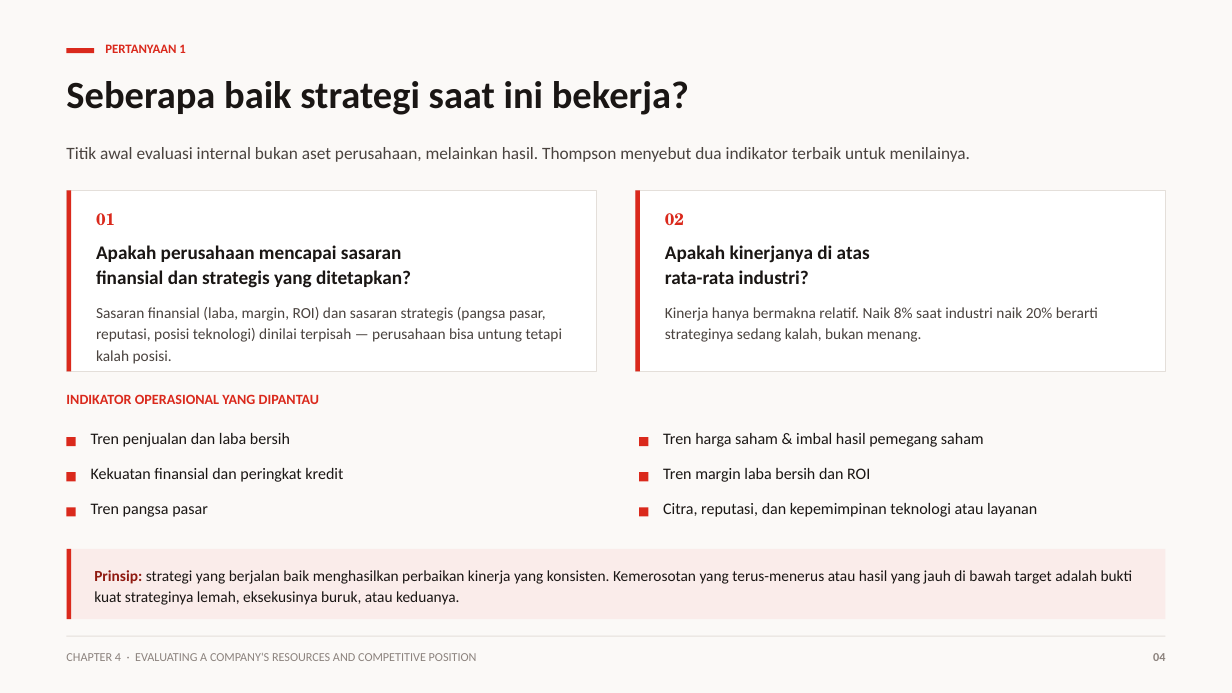
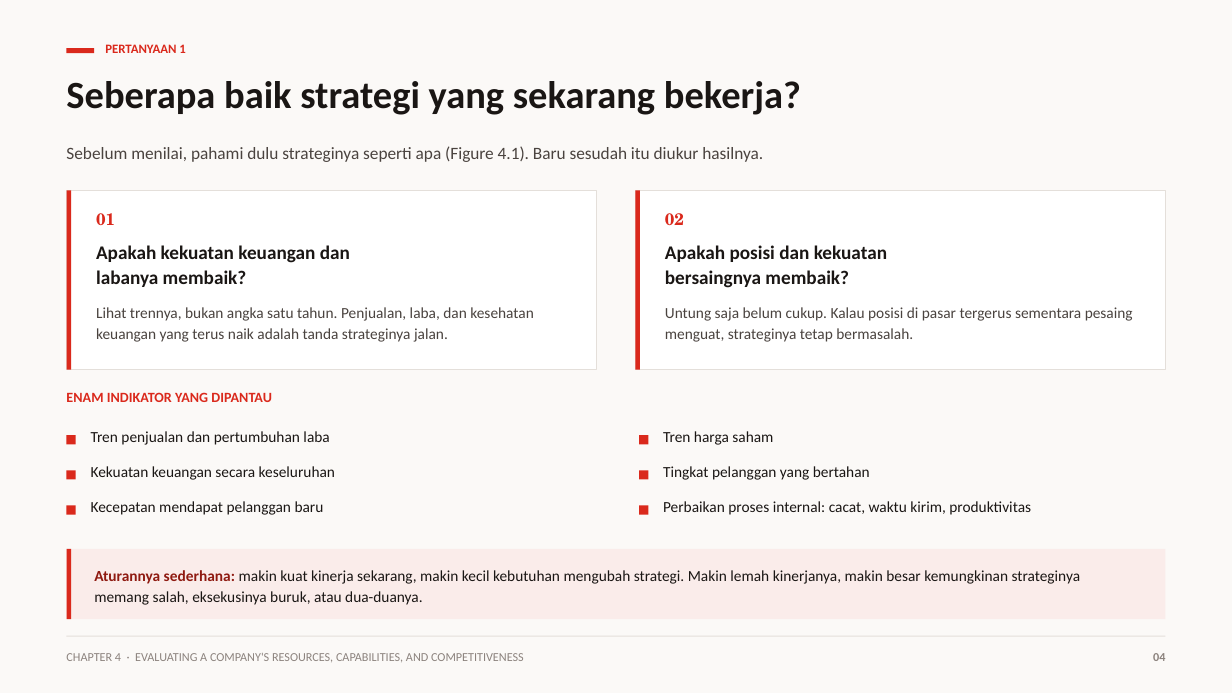
Before and after one commit to aslihabnuri/Dom-Manipulation, a slide deck: slide 4 of strategic-management-manchester-united/Kelompok 4 - Strategic Management - Chapter 4 & Manchester United.pptx. Drawn at 1232x693 pixels with LibreOffice and Linux fonts; fonts in the diff are those of the drawing. Boxes give left, top, right and bottom in pixels: in the first picture for what was removed or moved away, otherwise in the second. Text is boxed around its words. In the diff, an @@ line names an element or a change of style, - is before the commit and + after.

```diff
--- a/strategic-management-manchester-united/Kelompok 4 - Strategic Management - Chapter 4 & Manchester United.pptx
+++ b/strategic-management-manchester-united/Kelompok 4 - Strategic Management - Chapter 4 & Manchester United.pptx
@@ text at bbox=[66, 81, 801, 115]: text changed @@
-Seberapa baik strategi saat ini bekerja?
+Seberapa baik strategi yang sekarang bekerja?
@@ text at bbox=[66, 146, 763, 162]: text changed @@
-Titik awal evaluasi internal bukan aset perusahaan, melainkan hasil. Thompson menyebut dua indikator terbaik untuk menilainya.
+Sebelum menilai, pahami dulu strateginya seperti apa (Figure 4.1). Baru sesudah itu diukur hasilnya.
@@ text at bbox=[96, 245, 350, 287]: text changed @@
-Apakah perusahaan mencapai sasaran
-finansial dan strategis yang ditetapkan?
+Apakah kekuatan keuangan dan
+labanya membaik?
@@ text at bbox=[665, 245, 887, 288]: text changed @@
-Apakah kinerjanya di atas
-rata-rata industri?
+Apakah posisi dan kekuatan
+bersaingnya membaik?
@@ text at bbox=[96, 307, 534, 342]: text changed @@
-Sasaran finansial (laba, margin, ROI) dan sasaran strategis (pangsa pasar, reputasi, posisi teknologi) dinilai terpisah — perusahaan bisa untung tetapi kalah posisi.
+Lihat trennya, bukan angka satu tahun. Penjualan, laba, dan kesehatan keuangan yang terus naik adalah tanda strateginya jalan.
@@ text at bbox=[665, 307, 1133, 342]: text changed @@
-Kinerja hanya bermakna relatif. Naik 8% saat industri naik 20% berarti strateginya sedang kalah, bukan menang.
+Untung saja belum cukup. Kalau posisi di pasar tergerus sementara pesaing menguat, strateginya tetap bermasalah.
@@ text at bbox=[66, 392, 272, 402]: text changed @@
-INDIKATOR OPERASIONAL YANG DIPANTAU
+ENAM INDIKATOR YANG DIPANTAU
@@ text at bbox=[91, 431, 329, 445]: text changed; size 12.5 to 12 pt @@
-Tren penjualan dan laba bersih
+Tren penjualan dan pertumbuhan laba
@@ text at bbox=[663, 431, 773, 445]: text changed; size 12.5 to 12 pt @@
-Tren harga saham & imbal hasil pemegang saham
+Tren harga saham
@@ text at bbox=[91, 466, 335, 480]: text changed; size 12.5 to 12 pt @@
-Kekuatan finansial dan peringkat kredit
+Kekuatan keuangan secara keseluruhan
@@ text at bbox=[663, 466, 870, 480]: text changed; size 12.5 to 12 pt @@
-Tren margin laba bersih dan ROI
+Tingkat pelanggan yang bertahan
@@ text at bbox=[91, 501, 324, 515]: text changed; size 12.5 to 12 pt @@
-Tren pangsa pasar
+Kecepatan mendapat pelanggan baru
@@ text at bbox=[663, 501, 1031, 515]: text changed; size 12.5 to 12 pt @@
-Citra, reputasi, dan kepemimpinan teknologi atau layanan
+Perbaikan proses internal: cacat, waktu kirim, produktivitas
@@ text at bbox=[94, 570, 1081, 605]: text changed @@
-Prinsip: strategi yang berjalan baik menghasilkan perbaikan kinerja yang konsisten. Kemerosotan yang terus-menerus atau hasil yang jauh di bawah target adalah bukti kuat strateginya lemah, eksekusinya buruk, atau keduanya.
+Aturannya sederhana: makin kuat kinerja sekarang, makin kecil kebutuhan mengubah strategi. Makin lemah kinerjanya, makin besar kemungkinan strateginya memang salah, eksekusinya buruk, atau dua-duanya.
@@ text at bbox=[66, 653, 524, 662]: text changed @@
-CHAPTER 4 · EVALUATING A COMPANY'S RESOURCES AND COMPETITIVE POSITION
+CHAPTER 4 · EVALUATING A COMPANY'S RESOURCES, CAPABILITIES, AND COMPETITIVENESS
```
Also in this commit, not shown: 17 other slides changed, 14 slides added, 14 slides removed, 5 other files.
